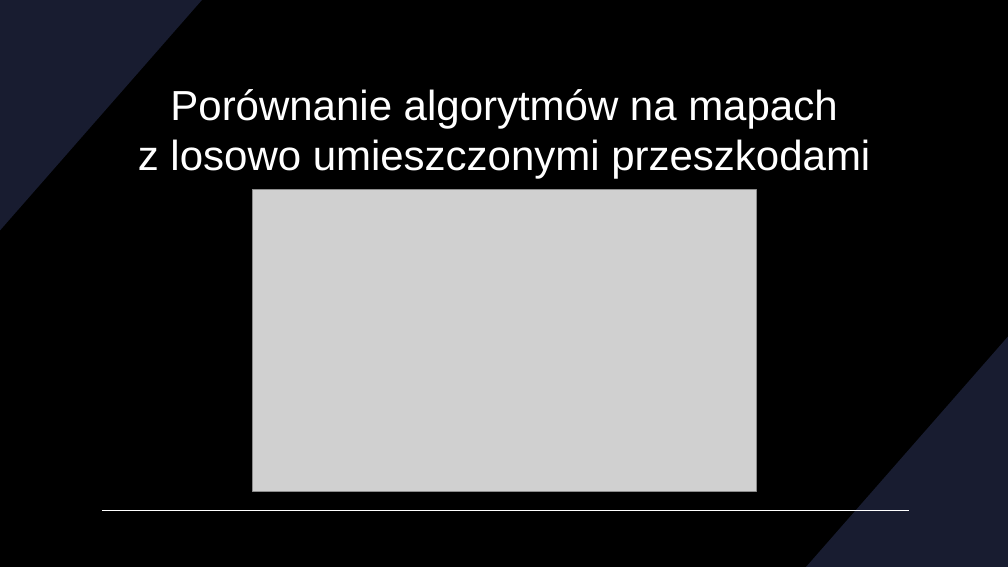
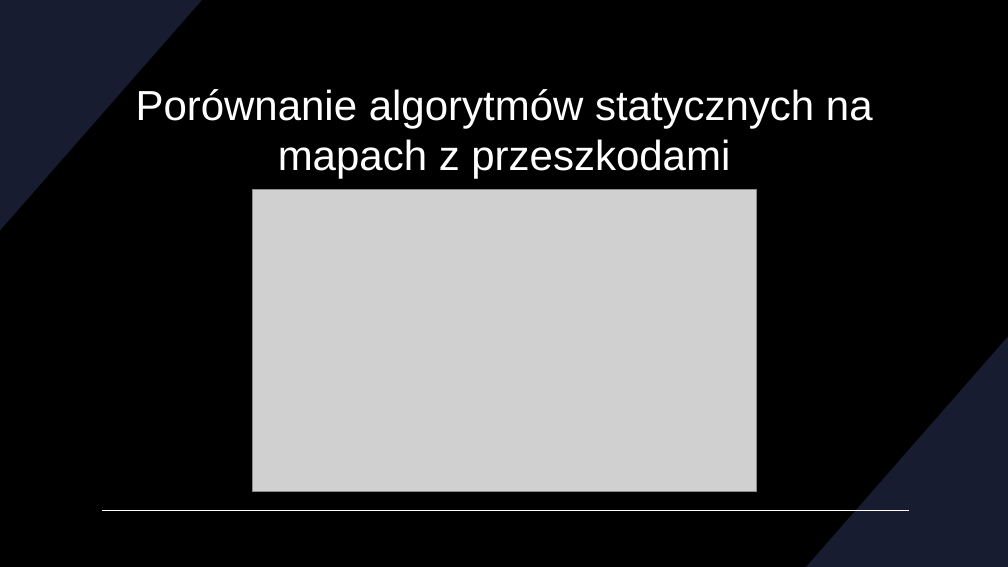
Before and after one commit to DevxMike/master_degree, a slide deck: slide 23 of ppt/Magisterka.pptx. Drawn at 1008x567 pixels with LibreOffice and Linux fonts; fonts in the diff are those of the drawing; grey boxes stand for pictures. Boxes give left, top, right and bottom in pixels: in the first picture for what was removed or moved away, otherwise in the second. Text is boxed around its words. In the diff, an @@ line names an element or a change of style, - is before the commit and + after.

```diff
--- a/ppt/Magisterka.pptx
+++ b/ppt/Magisterka.pptx
@@ title at <box>136,89,873,178</box>: text changed @@
-Porównanie algorytmów na mapach z losowo umieszczonymi przeszkodami
+Porównanie algorytmów statycznych na mapach z przeszkodami
```
Also in this commit, not shown: 4 other slides changed, 2 other files.
